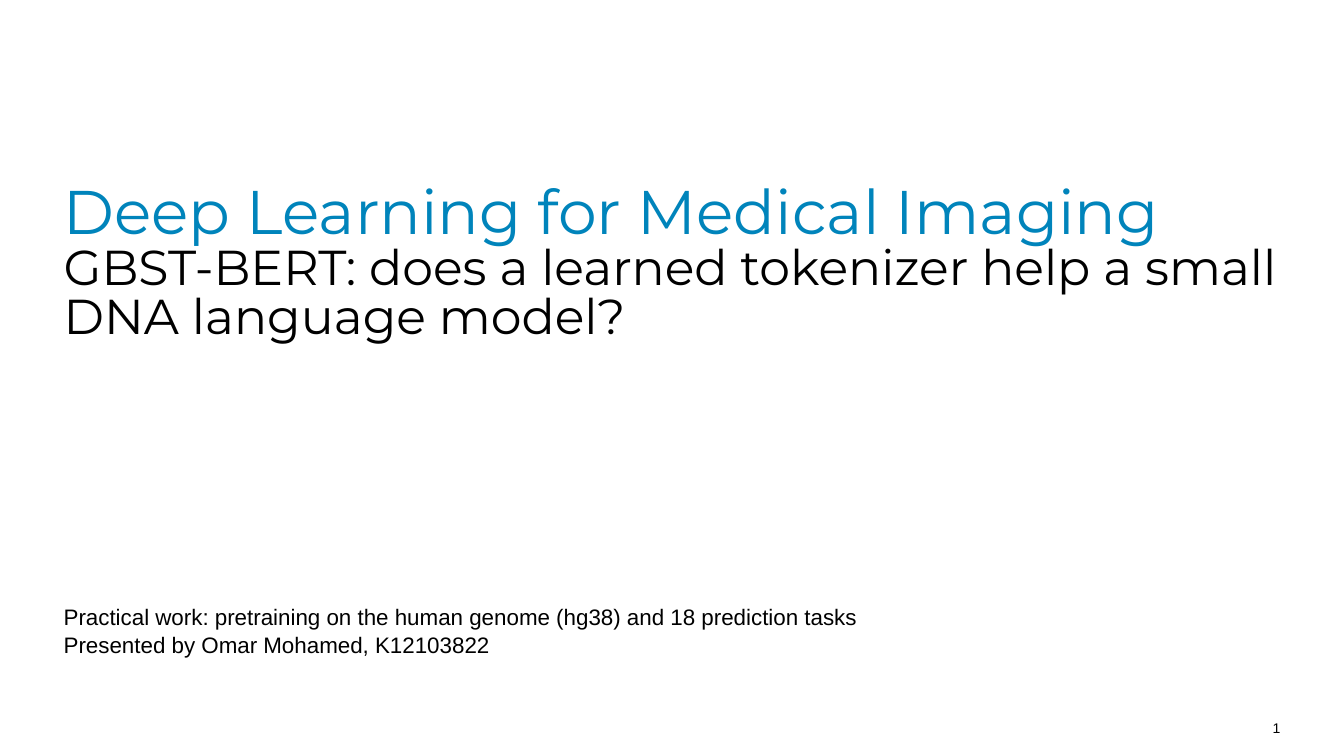
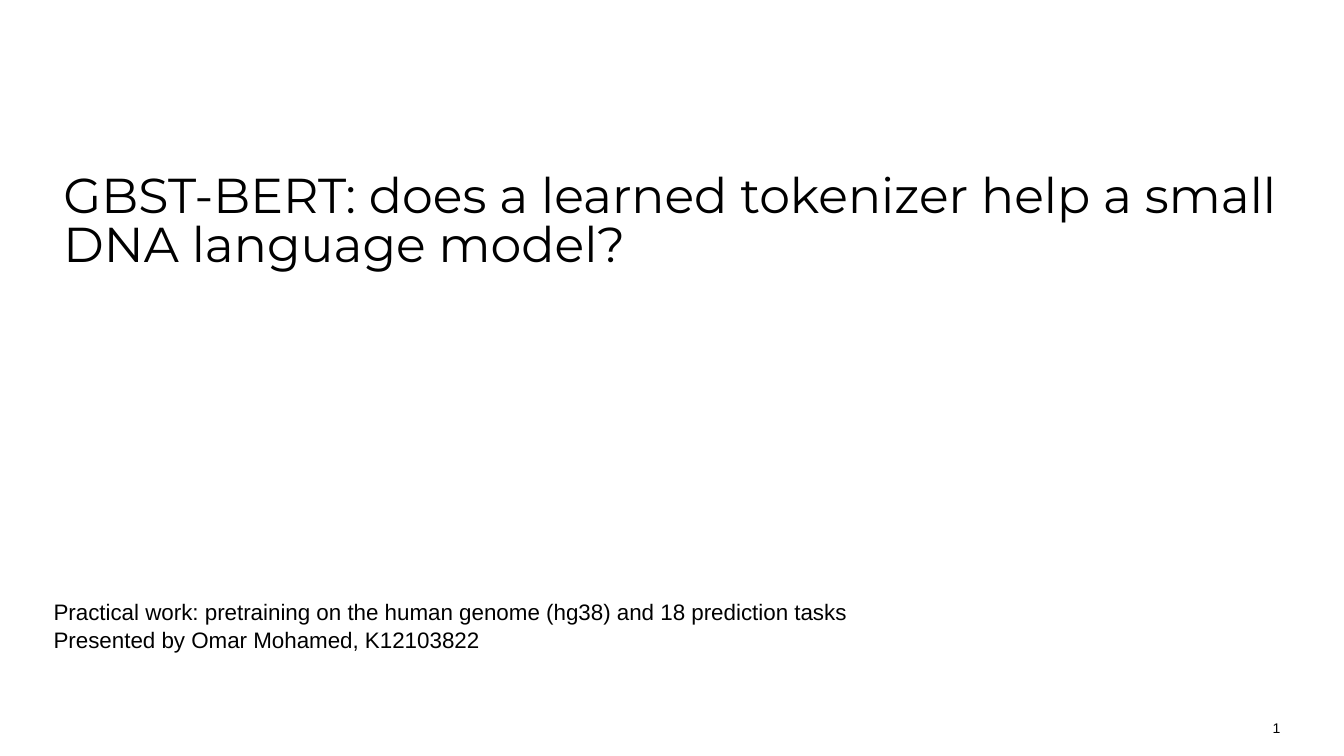
Before and after one commit to OMAR622-ai/dna-xlstm-charna, a slide deck: slide 1 of docs/presentation/GBST_BERT_DLfMI_presentation.pptx. Drawn at 1344x756 pixels with LibreOffice and Linux fonts; fonts in the diff are those of the drawing; background and template pictures are left out. Boxes give left, top, right and bottom in pixels: in the first picture for what was removed or moved away, otherwise in the second. Text is boxed around its words. In the diff, an @@ line names an element or a change of style, - is before the commit and + after.

```diff
--- a/docs/presentation/GBST_BERT_DLfMI_presentation.pptx
+++ b/docs/presentation/GBST_BERT_DLfMI_presentation.pptx
@@ title at box(64, 188, 1159, 249): paragraph removed @@
-Deep Learning for Medical Imaging
@@ subtitle "Practical work: pretraining on the ...": place and size @@
-subtitle "Practical work: pretraining on the ..." at box(64, 608, 856, 658)
+subtitle "Practical work: pretraining on the ..." at box(54, 603, 846, 653)
```
Also in this commit, not shown: 18 other slides changed, 1 other file.
